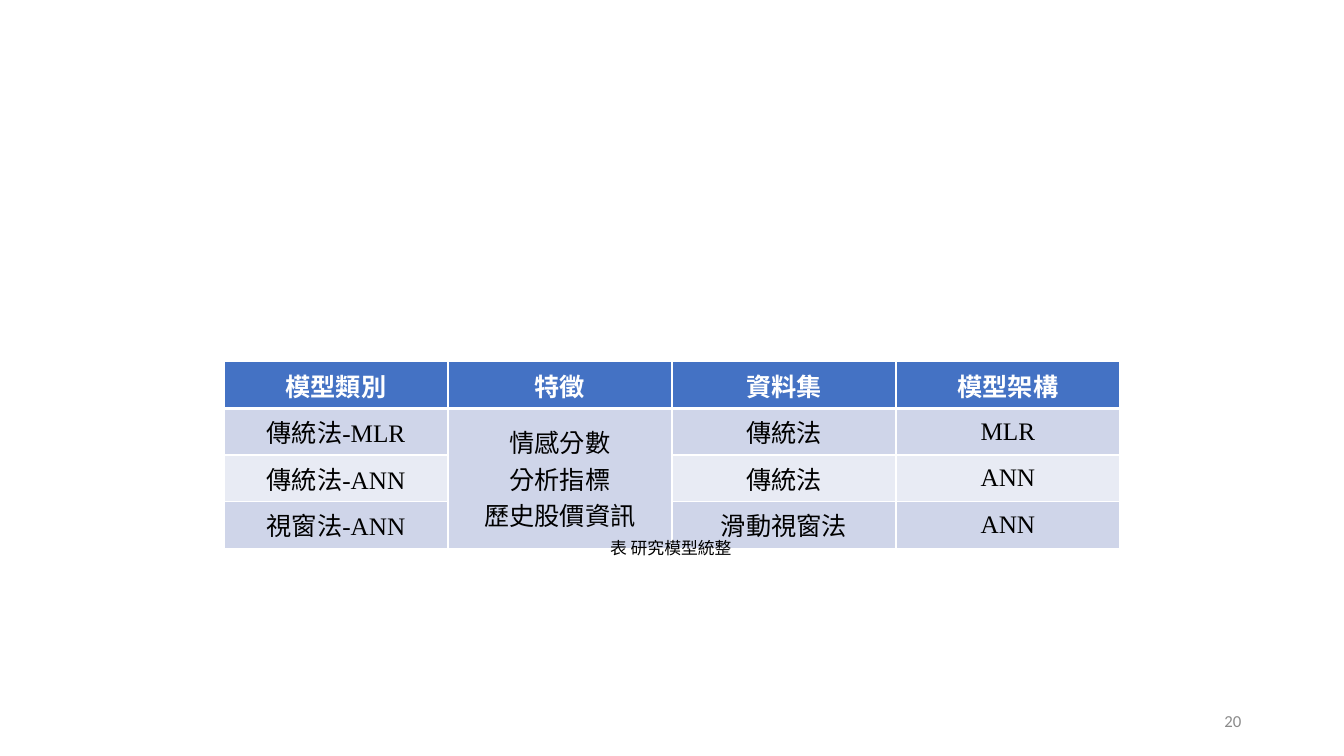
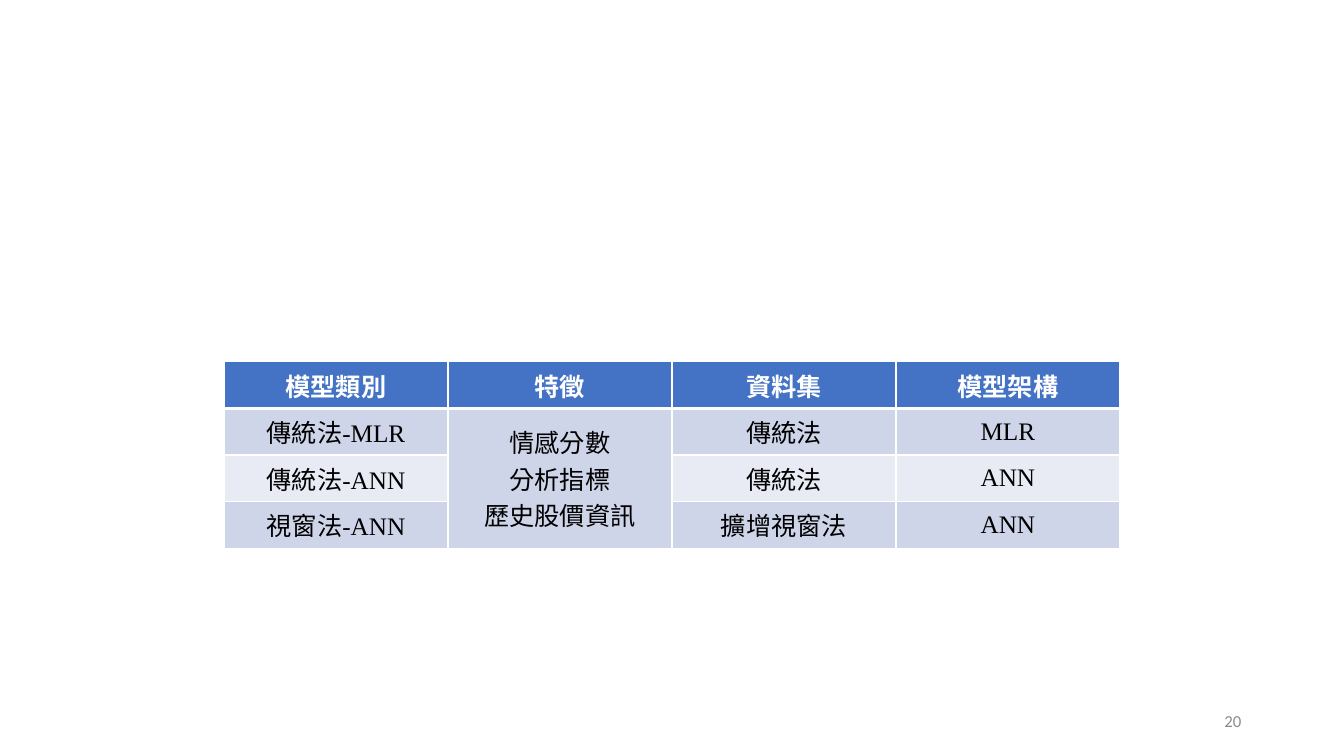
Before and after one commit to Skya-neko/StockPrediction, a slide deck: slide 20 of document/基於財經字典與分析指標的神經網路預測股價趨勢.pptx. Drawn at 1344x756 pixels with LibreOffice and Linux fonts; fonts in the diff are those of the drawing; background and template pictures are left out. Boxes give left, top, right and bottom in pixels: in the first picture for what was removed or moved away, otherwise in the second. Text is boxed around its words. In the diff, an @@ line names an element or a change of style, - is before the commit and + after.

```diff
--- a/document/基於財經字典與分析指標的神經網路預測股價趨勢.pptx
+++ b/document/基於財經字典與分析指標的神經網路預測股價趨勢.pptx
@@ table at (x1=224, y1=362, x2=1119, y2=541) @@
-row 4, column 3: 滑動視窗法
+row 4, column 3: 擴增視窗法
@@ text removed at (x1=610, y1=537, x2=732, y2=559) @@
-表 研究模型統整
```
Also in this commit, not shown: 23 other slides changed, 2 slides added, 1 slide removed, 7 other files.
